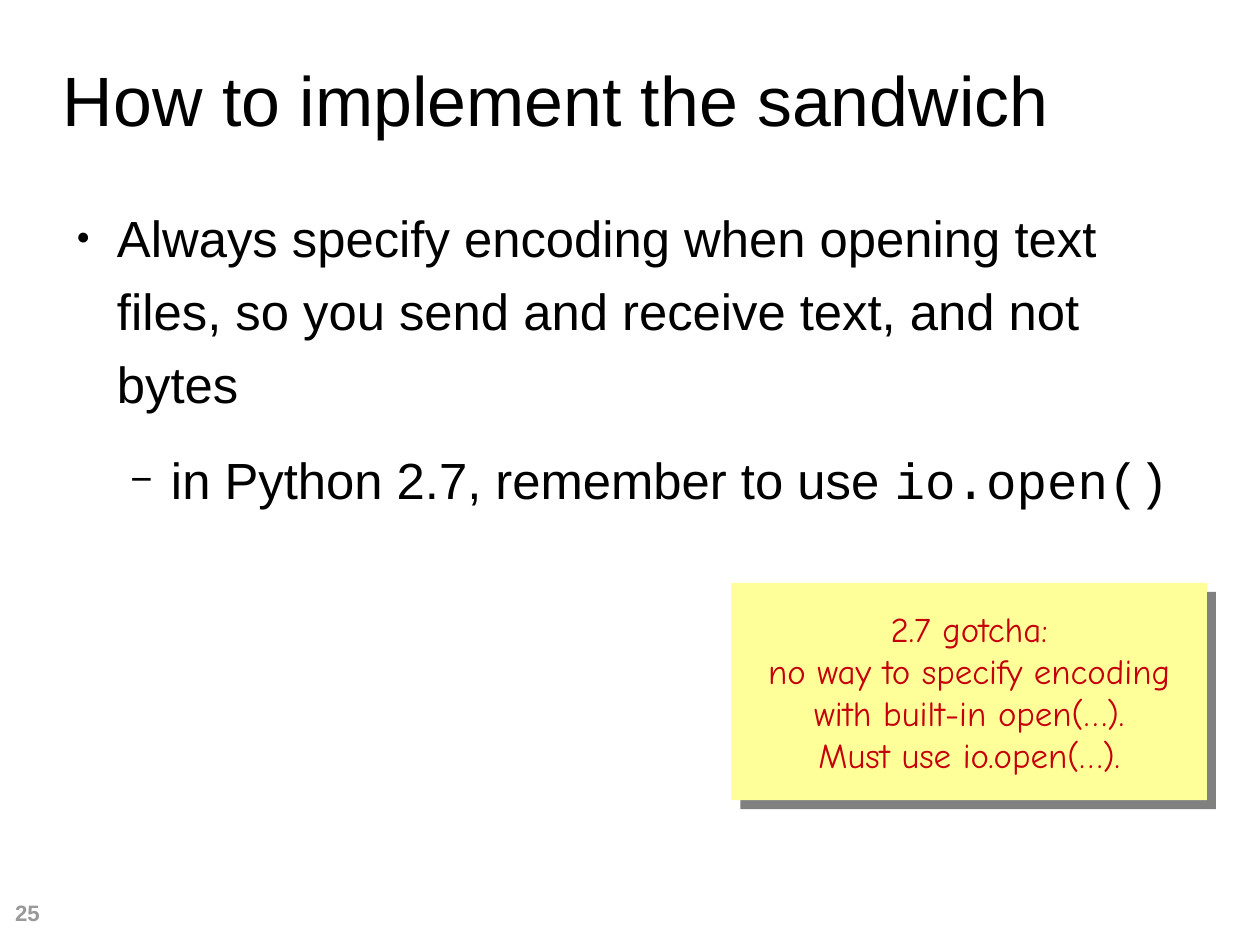
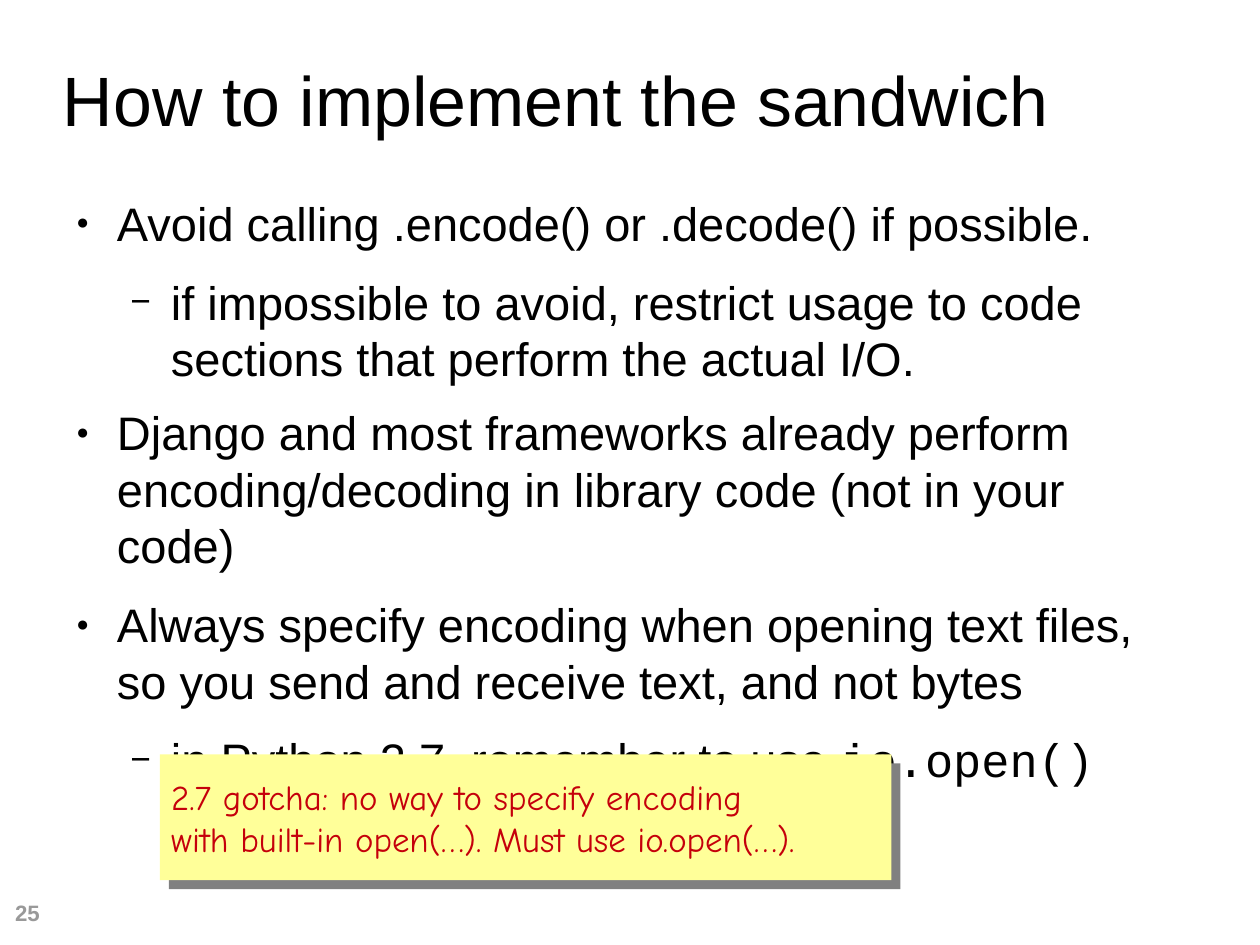
Before and after one commit to fluentpython/unicode-solutions, a slide deck: slide 25 of unicode-solutions.odp. Drawn at 1260x945 pixels with LibreOffice and Linux fonts; fonts in the diff are those of the drawing; background and template pictures are left out. Boxes give left, top, right and bottom in pixels: in the first picture for what was removed or moved away, otherwise in the second. Text is boxed around its words. In the diff, an @@ line names an element or a change of style, - is before the commit and + after.

Commit message:
default encodings

```diff
--- a/unicode-solutions.odp
+++ b/unicode-solutions.odp
@@ text at bbox=[117, 207, 1092, 572]: paragraphs added @@
+● Avoid calling .encode() or .decode() if possible.
+  − if impossible to avoid, restrict usage to code sections that perform the actual I/O.
+● Django and most frameworks already perform encoding/decoding in library code (not in your code)
@@ text at bbox=[117, 608, 1132, 791]: size 32 to 29.6 pt in "Always specify encoding when opening text files, ...", "in Python 2.7, remember to use io.open()"; line spacing 1.2 to 1 @@
@@ rectangle "2.7 gotcha: no way to ...": place and size @@
-rectangle "2.7 gotcha: no way to ..." at bbox=[732, 583, 1207, 800]
+rectangle "2.7 gotcha: no way to ..." at bbox=[160, 755, 892, 880]
@@ text in rectangle at bbox=[180, 786, 794, 859]: text changed @@
-2.7 gotcha:
-no way to specify encoding
-with built-in open(…).
-Must use io.open(…).
+2.7 gotcha: no way to specify encoding
+with built-in open(…). Must use io.open(…).
```
Also in this commit, not shown: 1 other slide changed, 2 slides added, 4 other files.
